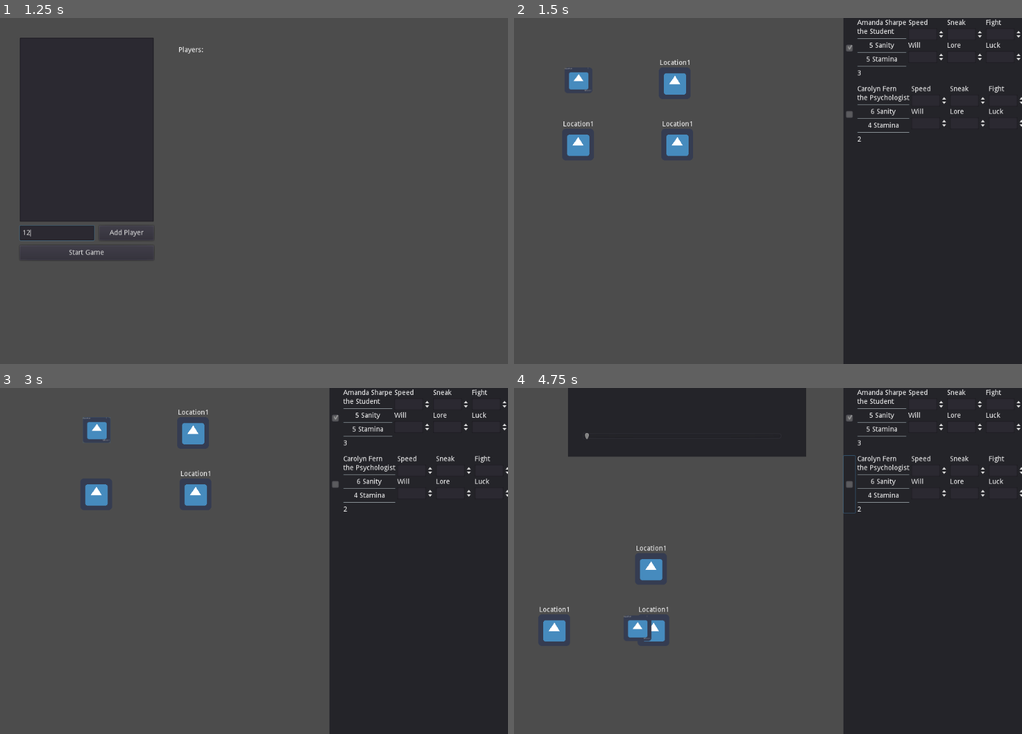
Above: before the commit, frames 1-4 (two rows, left to right).
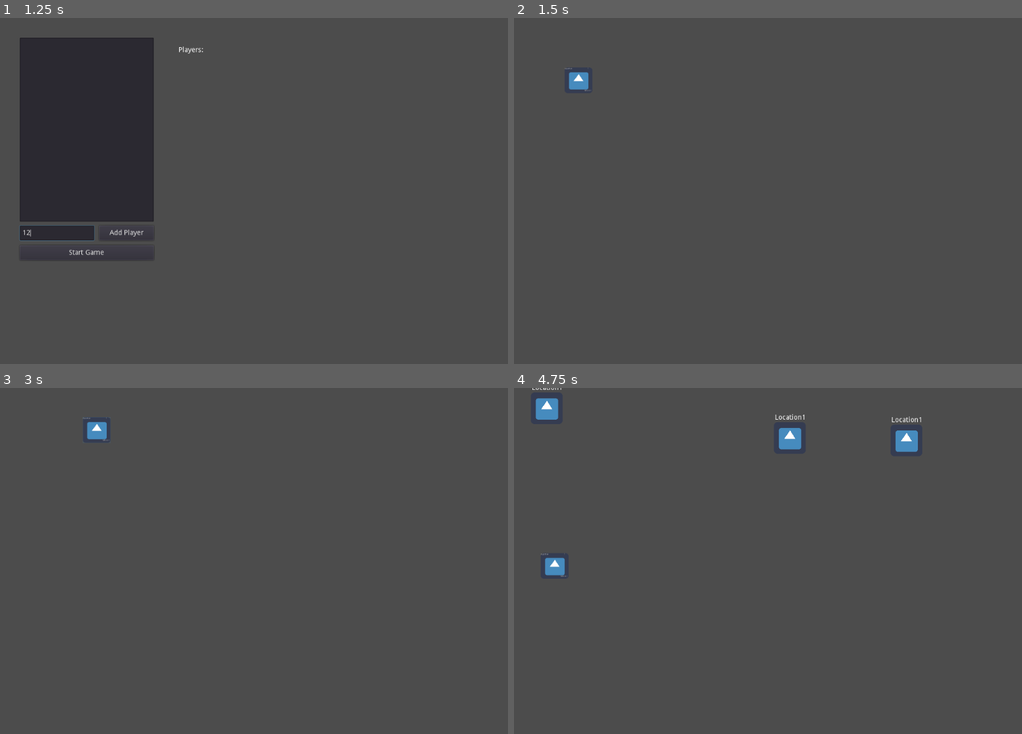
Above: after the commit, the same moments.

Repository: karlma91/GodotArkhamHorror
Game: Godot game, scene res://MainMenu.tscn
Same seed, same stepped clock (60 frames per second), same inputs: the game is played once before the commit and once after it. The engine's default icon, where the game draws it, is replaced by a stand-in: a white triangle on a blue panel in a dark square.
Inputs (mouse positions are in pixels of both pictures, inside the frame that each line leads up to):
- Up to frame 1 (1.25 s): click (55, 232) at 0.52 s; type "12" at 0.6 s
- Up to frame 2 (1.5 s): click "Start Game" at 1.25 s
- Up to frame 3 (3 s): click (66, 450) at 2 s; tap Enter at 2.75 s; drag from (66, 516) to (162, 453) at 2.77 s
- Up to frame 4 (4.75 s): drag from (773, 453) to (742, 630) at 3.52 s; move the mouse to (742, 567) at 4.27 s; press the mouse at (742, 567) at 4.28 s; hold Right (ui_right) from 4.28 s (still down)

Frame 1 is identical in both runs. In frame 2, 36% of the frame differs, in the area x 9-100%, y 0-100%; in frame 3, 36%; in frame 4, 46%, in the area x 3-100%, y 0-100%.

Commit message:
more locations

Diff:
--- a/Game/Map.tscn
+++ b/Game/Map.tscn
@@ -19,19 +19,49 @@
 script = ExtResource( 2 )
 
 [node name="Boss" parent="." instance=ExtResource( 3 )]
-margin_left = 160.0
-margin_top = -595.0
-margin_right = 640.0
-margin_bottom = -95.0
+margin_left = 275.0
+margin_top = -1585.0
+margin_right = 755.0
+margin_bottom = -1085.0
 
-[node name="Location1" parent="." instance=ExtResource( 4 )]
-position = Vector2( 100, 224 )
+[node name="Locations" type="Node" parent="."]
+editor/display_folded = true
 
-[node name="Location2" parent="." instance=ExtResource( 4 )]
-position = Vector2( 300, 224 )
+[node name="Location1" parent="Locations" instance=ExtResource( 4 )]
+position = Vector2( 560, -530 )
 
-[node name="Location3" parent="." instance=ExtResource( 4 )]
-position = Vector2( 295, 100 )
+[node name="Location4" parent="Locations" instance=ExtResource( 4 )]
+position = Vector2( 700, -542 )
+
+[node name="Location5" parent="Locations" instance=ExtResource( 4 )]
+position = Vector2( 85, -395 )
+
+[node name="Location6" parent="Locations" instance=ExtResource( 4 )]
+position = Vector2( 85, -225 )
+
+[node name="Location7" parent="Locations" instance=ExtResource( 4 )]
+position = Vector2( 280, -320 )
+
+[node name="Location8" parent="Locations" instance=ExtResource( 4 )]
+position = Vector2( 505, -325 )
+
+[node name="Location9" parent="Locations" instance=ExtResource( 4 )]
+position = Vector2( 575, -165 )
+
+[node name="Location10" parent="Locations" instance=ExtResource( 4 )]
+position = Vector2( 660, -330 )
+
+[node name="Location11" parent="Locations" instance=ExtResource( 4 )]
+position = Vector2( 815, -330 )
+
+[node name="Location12" parent="Locations" instance=ExtResource( 4 )]
+position = Vector2( 810, -160 )
+
+[node name="Location2" parent="Locations" instance=ExtResource( 4 )]
+position = Vector2( 345, -550 )
+
+[node name="Location3" parent="Locations" instance=ExtResource( 4 )]
+position = Vector2( 145, -545 )
 
 [node name="Monster" parent="." instance=ExtResource( 5 )]
 margin_left = 105.0
@@ -41,28 +71,6 @@
 rect_scale = Vector2( 0.4, 0.4 )
 
 [node name="CanvasLayer" type="CanvasLayer" parent="."]
-
-[node name="MarginContainer" type="Panel" parent="CanvasLayer"]
-anchor_left = 1.0
-anchor_right = 1.0
-anchor_bottom = 1.0
-margin_left = -360.0
-
-[node name="HBoxContainer" type="HBoxContainer" parent="CanvasLayer/MarginContainer"]
-margin_right = 360.0
-margin_bottom = 700.0
-alignment = 2
-
-[node name="HBoxContainer" type="HBoxContainer" parent="CanvasLayer/MarginContainer/HBoxContainer"]
-margin_right = 360.0
-margin_bottom = 700.0
-alignment = 2
-
-[node name="players" type="VBoxContainer" parent="CanvasLayer/MarginContainer/HBoxContainer/HBoxContainer"]
-margin_right = 360.0
-margin_bottom = 700.0
-rect_min_size = Vector2( 360, 600 )
-size_flags_horizontal = 3
 
 [node name="InactivePlayers" type="Control" parent="CanvasLayer"]
 editor/display_folded = true
@@ -97,6 +105,42 @@
 Lore = 2
 Luck = 2
 
-[connection signal="selected" from="Location1" to="." method="_on_Location_selected"]
-[connection signal="selected" from="Location2" to="." method="_on_Location_selected"]
-[connection signal="selected" from="Location3" to="." method="_on_Location_selected"]
+[node name="Control" type="Control" parent="."]
+anchor_right = 1.0
+margin_left = 1145.0
+margin_top = -490.0
+margin_right = 1525.0
+margin_bottom = 155.0
+
+[node name="MarginContainer" type="Panel" parent="Control"]
+margin_right = 360.0
+margin_bottom = 1230.0
+
+[node name="HBoxContainer" type="HBoxContainer" parent="Control/MarginContainer"]
+margin_right = 360.0
+margin_bottom = 700.0
+alignment = 2
+
+[node name="HBoxContainer" type="HBoxContainer" parent="Control/MarginContainer/HBoxContainer"]
+margin_right = 360.0
+margin_bottom = 700.0
+alignment = 2
+
+[node name="players" type="VBoxContainer" parent="Control/MarginContainer/HBoxContainer/HBoxContainer"]
+margin_right = 360.0
+margin_bottom = 700.0
+rect_min_size = Vector2( 360, 600 )
+size_flags_horizontal = 3
+
+[connection signal="selected" from="Locations/Location1" to="." method="_on_Location_selected"]
+[connection signal="selected" from="Locations/Location4" to="." method="_on_Location_selected"]
+[connection signal="selected" from="Locations/Location5" to="." method="_on_Location_selected"]
+[connection signal="selected" from="Locations/Location6" to="." method="_on_Location_selected"]
+[connection signal="selected" from="Locations/Location7" to="." method="_on_Location_selected"]
+[connection signal="selected" from="Locations/Location8" to="." method="_on_Location_selected"]
+[connection signal="selected" from="Locations/Location9" to="." method="_on_Location_selected"]
+[connection signal="selected" from="Locations/Location10" to="." method="_on_Location_selected"]
+[connection signal="selected" from="Locations/Location11" to="." method="_on_Location_selected"]
+[connection signal="selected" from="Locations/Location12" to="." method="_on_Location_selected"]
+[connection signal="selected" from="Locations/Location2" to="." method="_on_Location_selected"]
+[connection signal="selected" from="Locations/Location3" to="." method="_on_Location_selected"]
--- a/Game/Monster.gd
+++ b/Game/Monster.gd
@@ -24,7 +24,7 @@
 	var offset = rect_size*rect_scale
 	offset = offset/2
 	tween.interpolate_property(self, "rect_position",
-                get_rect().position, pos-offset, 1,
+                get_rect().position, pos-offset, 0.4,
                 Tween.TRANS_SINE, Tween.EASE_IN_OUT)
 	tween.start()
 
